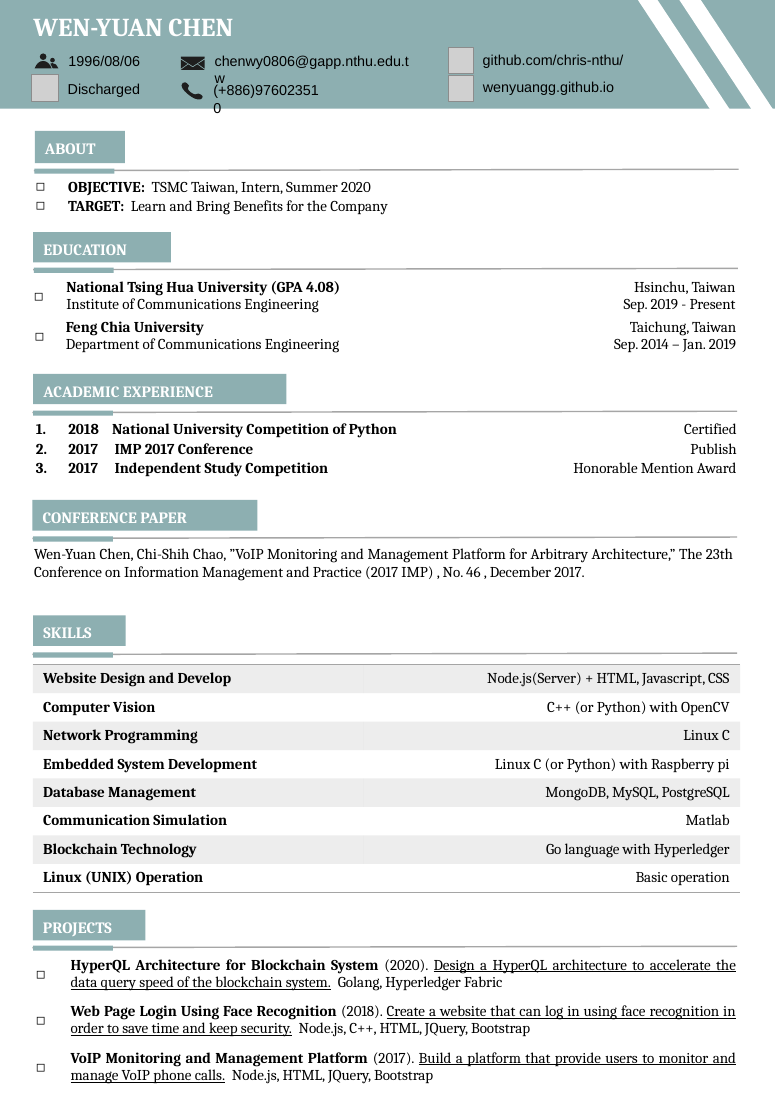
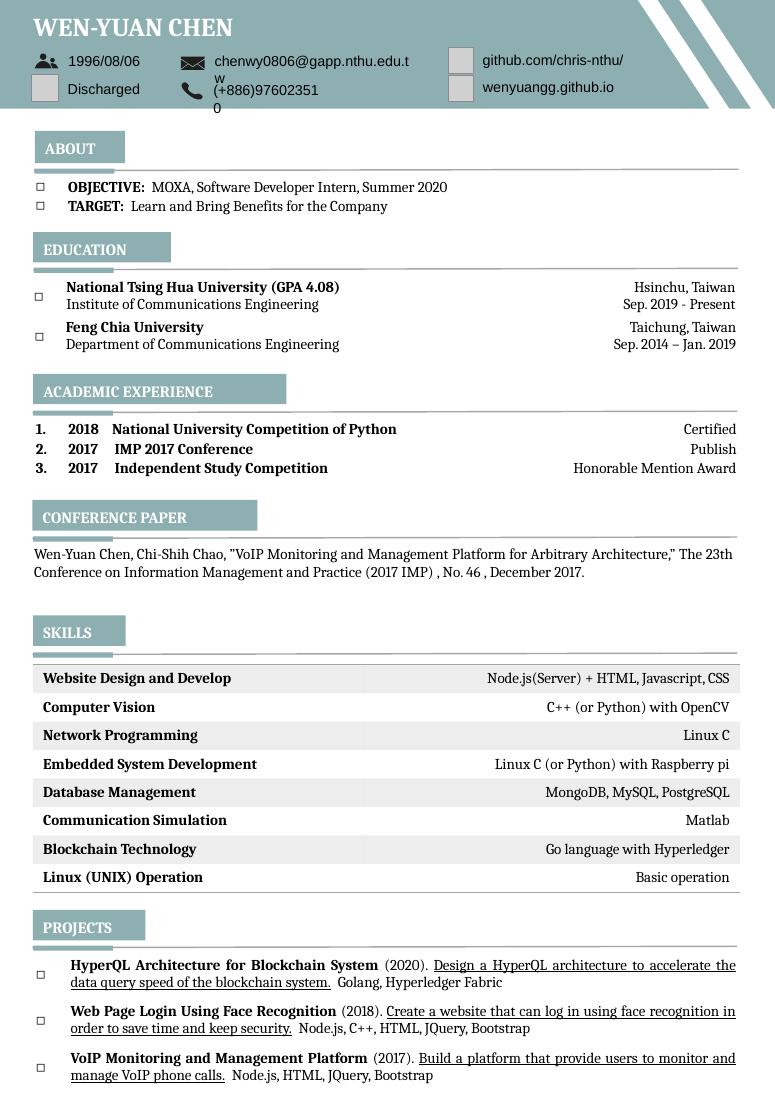
Before and after one commit to chris-nthu/nodejs-pwa, a slide deck: slide 1 of File/Resume_v3(ENG).pptx. Drawn at 775x1120 pixels with LibreOffice and Linux fonts; fonts in the diff are those of the drawing; grey boxes stand for pictures. Boxes give left, top, right and bottom in pixels: in the first picture for what was removed or moved away, otherwise in the second. Text is boxed around its words. In the diff, an @@ line names an element or a change of style, - is before the commit and + after.

```diff
--- a/File/Resume_v3(ENG).pptx
+++ b/File/Resume_v3(ENG).pptx
@@ text at (x1=68, y1=181, x2=448, y2=196): text changed @@
-◻ OBJECTIVE: TSMC Taiwan, Intern, Summer 2020
+◻ OBJECTIVE: MOXA, Software Developer Intern, Summer 2020
```
Also in this commit, not shown: 3 other files.
